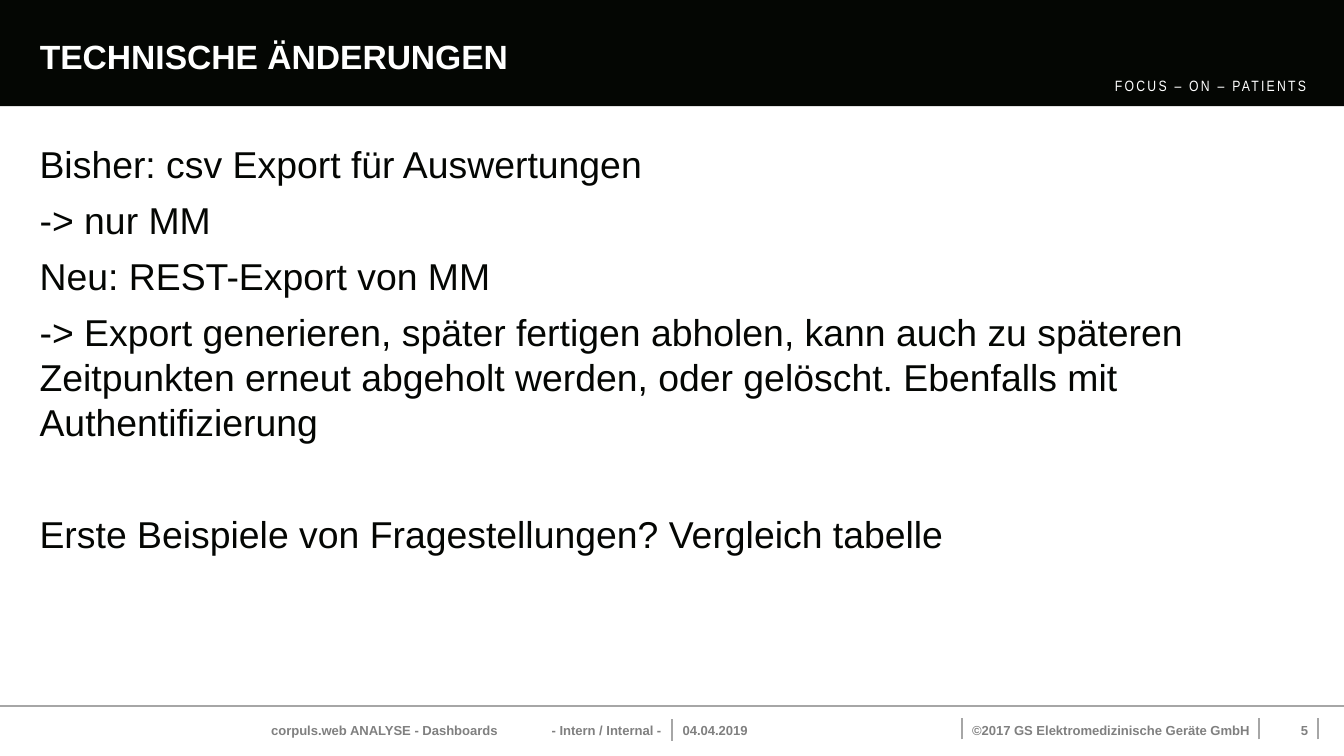
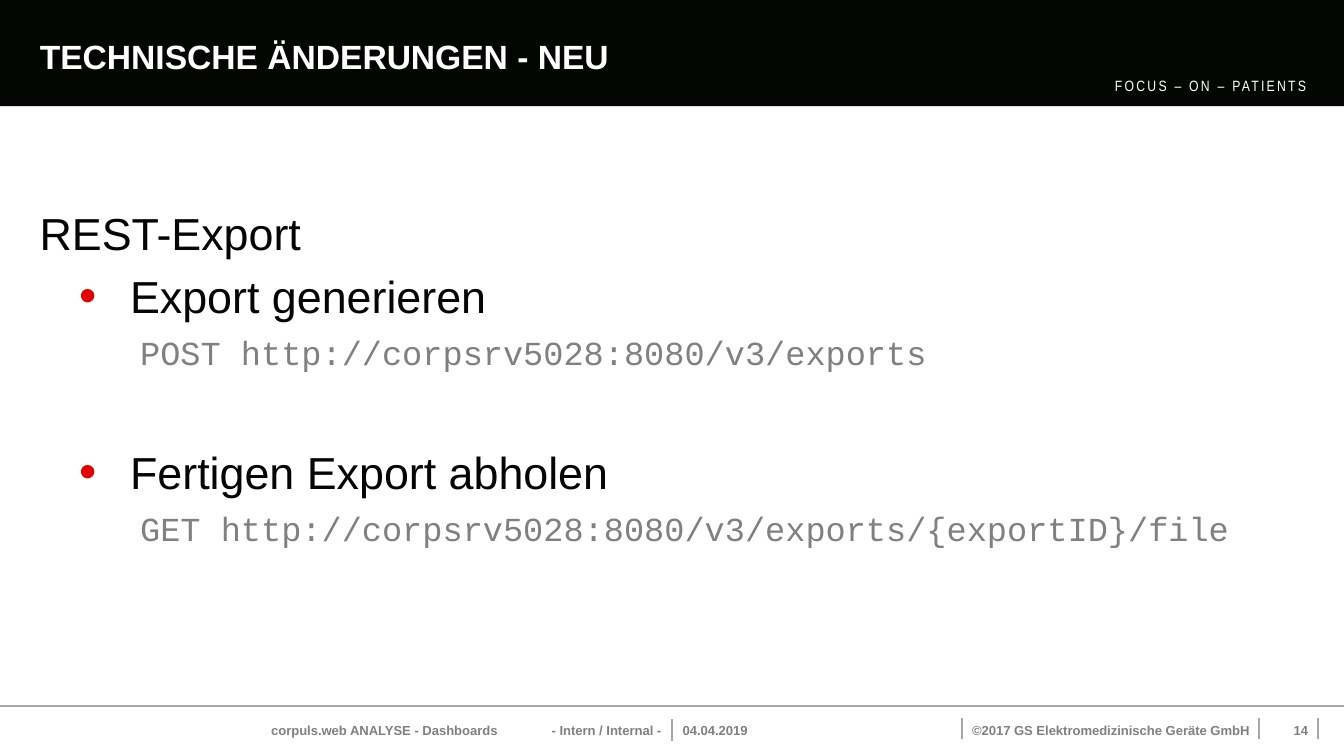
Before and after one commit to ItsJoshuaHirsch/Thesis, a slide deck: slide 14 of Vorstellung_Dashboards.pptx (slide 5 before the commit). Drawn at 1344x756 pixels with LibreOffice and Linux fonts; fonts in the diff are those of the drawing; background and template pictures are left out. Boxes give left, top, right and bottom in pixels: in the first picture for what was removed or moved away, otherwise in the second. Text is boxed around its words. In the diff, an @@ line names an element or a change of style, - is before the commit and + after.

```diff
--- a/Vorstellung_Dashboards.pptx
+++ b/Vorstellung_Dashboards.pptx
@@ title at (x1=40, y1=42, x2=609, y2=70): text changed @@
-TECHNISCHE ÄNDERUNGEN
+TECHNISCHE ÄNDERUNGEN - NEU
@@ text at (x1=40, y1=218, x2=1229, y2=548): text changed; size 20 to 18 pt; font Arial to Courier New; text colour #040603 to #808080 @@
-Bisher: csv Export für Auswertungen
--> nur MM
-Neu: REST-Export von MM
--> Export generieren, später fertigen abholen, kann auch zu späteren Zeitpunkten erneut abgeholt werden, oder gelöscht. Ebenfalls mit Authentifizierung
-Erste Beispiele von Fragestellungen? Vergleich tabelle
+REST-Export
+  • Export generieren
+  POST http://corpsrv5028:8080/v3/exports
+  • Fertigen Export abholen
+  GET http://corpsrv5028:8080/v3/exports/{exportID}/file
@@ page number at (x1=1294, y1=726, x2=1308, y2=735): text changed @@
-5
+14
```
Also in this commit, not shown: 6 other slides changed, 10 slides added, 5 other files.
